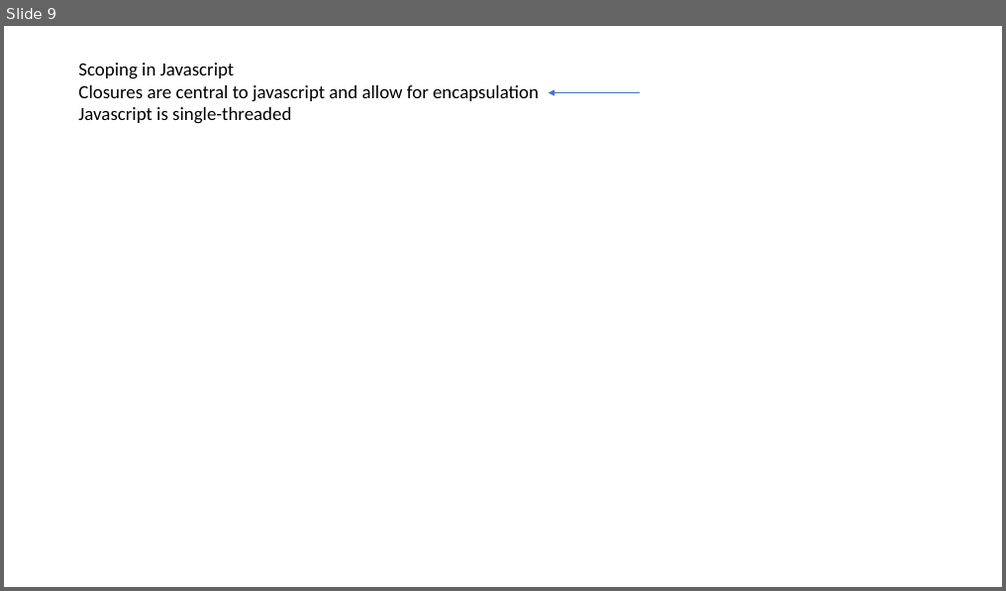
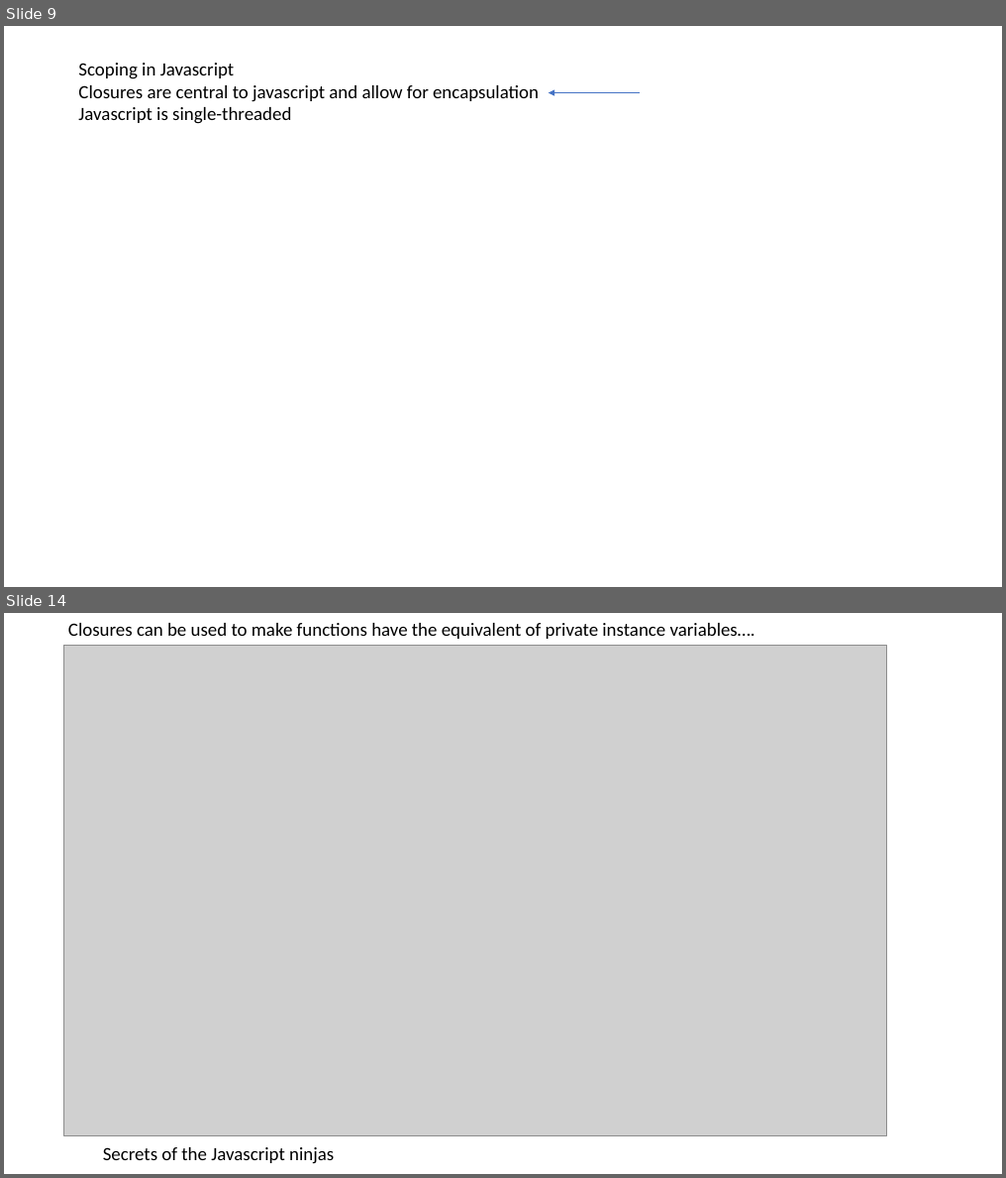
Before and after one commit to afodor/afodor.github.io, a slide deck: classes/prog2017/Prog3-Lecture25.pptx. Shown one above the other, each under a label of ours: slide 9 before the commit, slides 9 and 14 after it; the slides between them are not shown. The pictures are 1006x591 and 1006x1178 pixels, drawn with LibreOffice and Linux fonts; fonts in the diff are those of the drawing; grey boxes stand for pictures. Boxes give left, top, right and bottom in pixels: in the first picture for what was removed or moved away, otherwise in the second. Text is boxed around its words. In the diff, an @@ line names an element or a change of style, - is before the commit and + after.

```diff
--- a/classes/prog2017/Prog3-Lecture25.pptx
+++ b/classes/prog2017/Prog3-Lecture25.pptx
@@ slide 14 added at (4, 613, 1002, 1174), background #FFFFFF @@
@@ text added at (68, 623, 755, 639), 18 pt, text #000000 @@
+Closures can be used to make functions have the equivalent of private instance variables….
@@ picture added at (63, 646, 887, 1136) @@
@@ text added at (103, 1148, 334, 1164), 18 pt, text #000000 @@
+Secrets of the Javascript ninjas
```
Also in this commit, not shown: 6 other slides added.
